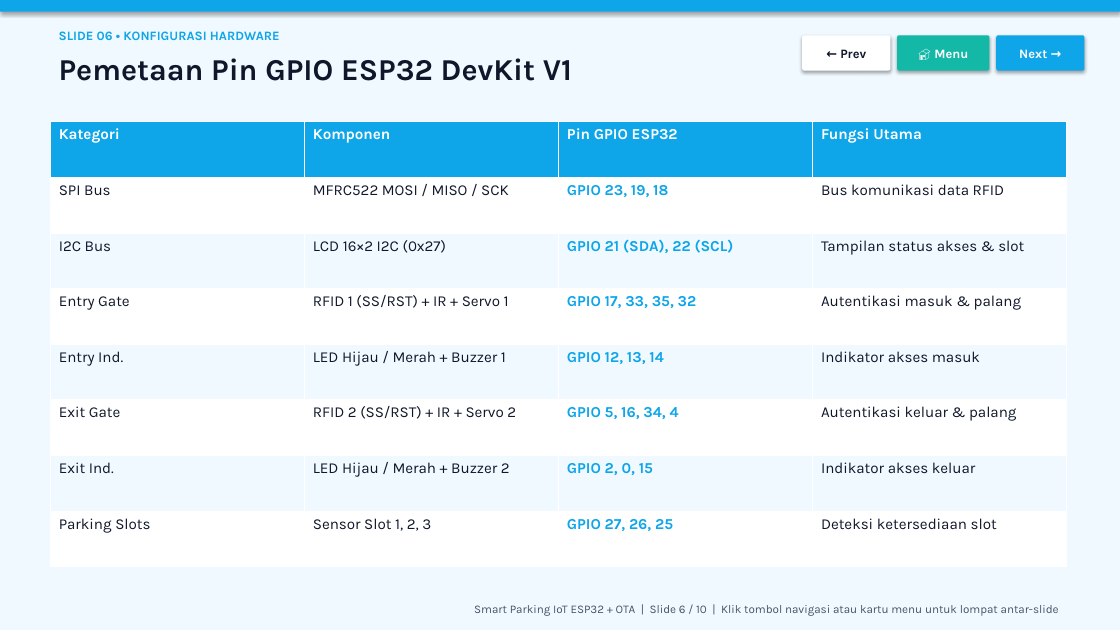
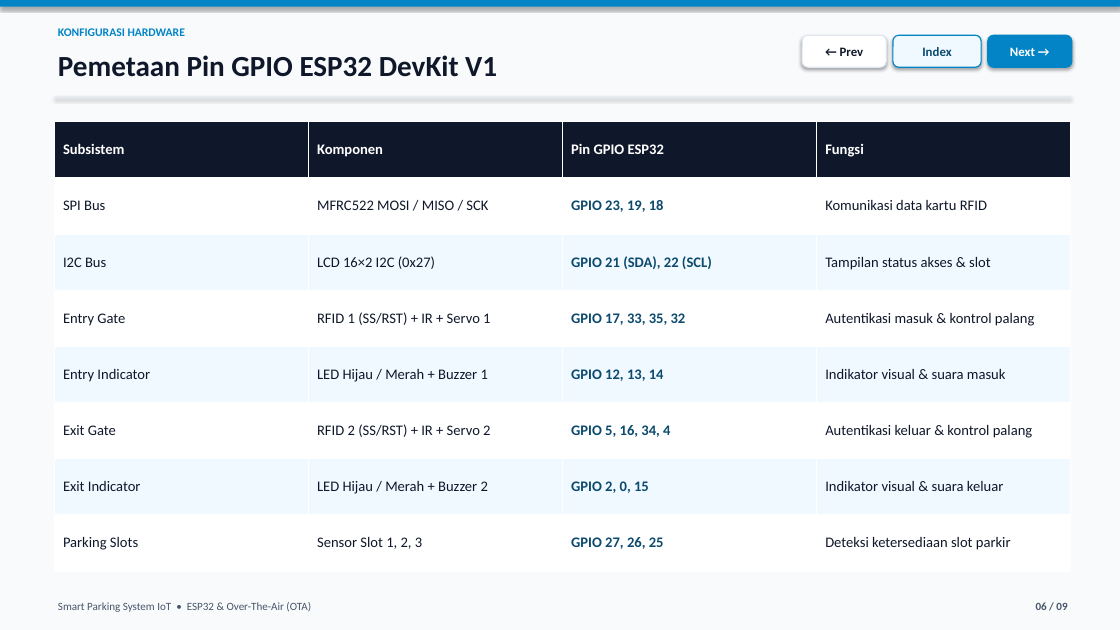
Before and after one commit to akmalseptain/tugaskapita, a slide deck: slide 6 of presentation/SmartParking_IoT_OTA_Canva_Interactive.pptx. Drawn at 1120x630 pixels with LibreOffice and Linux fonts; fonts in the diff are those of the drawing. Boxes give left, top, right and bottom in pixels: in the first picture for what was removed or moved away, otherwise in the second. Text is boxed around its words. In the diff, an @@ line names an element or a change of style, - is before the commit and + after.

Commit message:
fix(pptx): remove Proteus slide and refine to clean editorial interactive layout

```diff
--- a/presentation/SmartParking_IoT_OTA_Canva_Interactive.pptx
+++ b/presentation/SmartParking_IoT_OTA_Canva_Interactive.pptx
@@ background #F0F9FF to #F8FAFC @@
@@ rectangle: place and size @@
-rectangle at box(0, 0, 1120, 12)
+rectangle at box(0, 0, 1120, 7)
@@ rectangle at box(0, 0, 1120, 7): fill #0EA5E9 to #0284C7 @@
@@ text at box(58, 28, 185, 36): text changed; size 11 to 10 pt; font Karla to Calibri; text colour #0EA5E9 to #0284C7 @@
-SLIDE 06 • KONFIGURASI HARDWARE
+KONFIGURASI HARDWARE
@@ text "Pemetaan Pin GPIO ESP32 DevKit ..." at box(58, 55, 497, 77): size 26 to 25 pt, font Karla to Calibri @@
@@ rounded rectangle "← Prev": place and size @@
-rounded rectangle "← Prev" at box(802, 35, 891, 71)
+rounded rectangle "← Prev" at box(802, 35, 886, 67)
@@ rounded rectangle "← Prev" at box(802, 35, 886, 67): font Karla to Calibri; outline none to #E2E8F0 1 pt; proportions changed @@
@@ rounded rectangle "Index": place and size @@
-rounded rectangle "Index" at box(897, 35, 990, 71)
+rounded rectangle "Index" at box(893, 35, 981, 67)
@@ rounded rectangle "Index" at box(893, 35, 981, 67): fill #14B8A6 to #F0F9FF; outline none to #0284C7 1 pt; proportions changed @@
@@ text in rounded rectangle at box(922, 47, 951, 56): text changed; font Karla to Calibri; text colour #FFFFFF to #0C4A6E @@
-🏠 Menu
+Index
@@ rounded rectangle "Next →": place and size @@
-rounded rectangle "Next →" at box(996, 35, 1085, 71)
+rounded rectangle "Next →" at box(988, 35, 1072, 67)
@@ rounded rectangle "Next →" at box(988, 35, 1072, 67): font Karla to Calibri; fill #0EA5E9 to #0284C7; outline none to #0284C7 1 pt; proportions changed @@
@@ rectangle added at box(55, 97, 1071, 97), fill #E2E8F0 @@
@@ table at box(55, 122, 1070, 571) @@
-row 1, column 1: Kategori
+row 1, column 1: Subsistem
-row 1, column 4: Fungsi Utama
+row 1, column 4: Fungsi
-row 2, column 4: Bus komunikasi data RFID
+row 2, column 4: Komunikasi data kartu RFID
-row 4, column 4: Autentikasi masuk & palang
+row 4, column 4: Autentikasi masuk & kontrol palang
-row 5, column 1: Entry Ind.
+row 5, column 1: Entry Indicator
-row 5, column 4: Indikator akses masuk
+row 5, column 4: Indikator visual & suara masuk
-row 6, column 4: Autentikasi keluar & palang
+row 6, column 4: Autentikasi keluar & kontrol palang
-row 7, column 1: Exit Ind.
+row 7, column 1: Exit Indicator
-row 7, column 4: Indikator akses keluar
+row 7, column 4: Indikator visual & suara keluar
-row 8, column 4: Deteksi ketersediaan slot
+row 8, column 4: Deteksi ketersediaan slot parkir
@@ fill #0EA5E9 to #0F172A in row 1 @@
@@ size 13 to 12.5 pt, font Karla to Calibri in "Komponen", "Pin GPIO ESP32", "SPI Bus", "MFRC522 MOSI / MISO / SCK" and 18 more places @@
@@ text colour #0EA5E9 to #0C4A6E in "GPIO 23, 19, 18", "GPIO 21 (SDA), 22 (SCL)", "GPIO 17, 33, 35, 32", "GPIO 12, 13, 14" and 3 more places @@
@@ table: place and size @@
-table at box(50, 122, 1065, 567)
+table at box(55, 122, 1070, 571)
@@ text added at box(58, 602, 311, 612), 9.5 pt, text #475569 @@
+Smart Parking System IoT • ESP32 & Over-The-Air (OTA)
@@ text removed at box(474, 605, 1059, 616) @@
-Smart Parking IoT ESP32 + OTA | Slide 6 / 10 | Klik tombol navigasi atau kartu menu untuk lompat antar-slide
@@ text added at box(1036, 602, 1067, 610), 9.5 pt, text #475569, bold @@
+06 / 09
```
Also in this commit, not shown: 6 other slides changed, 2 slides added, 3 slides removed.
